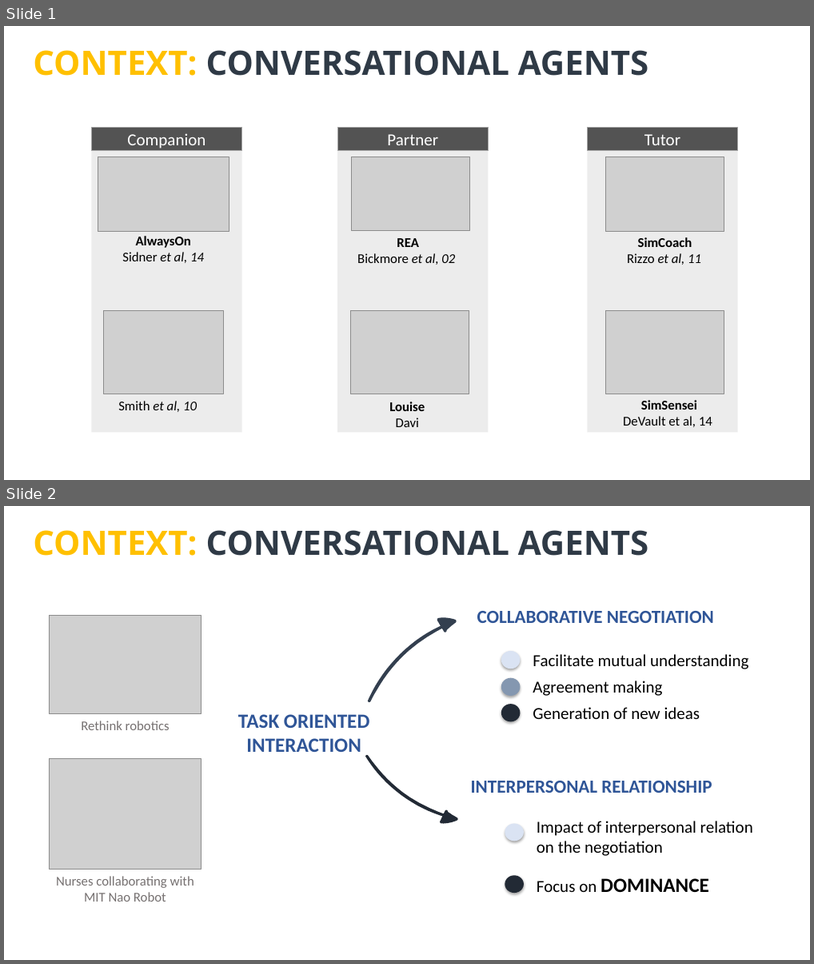
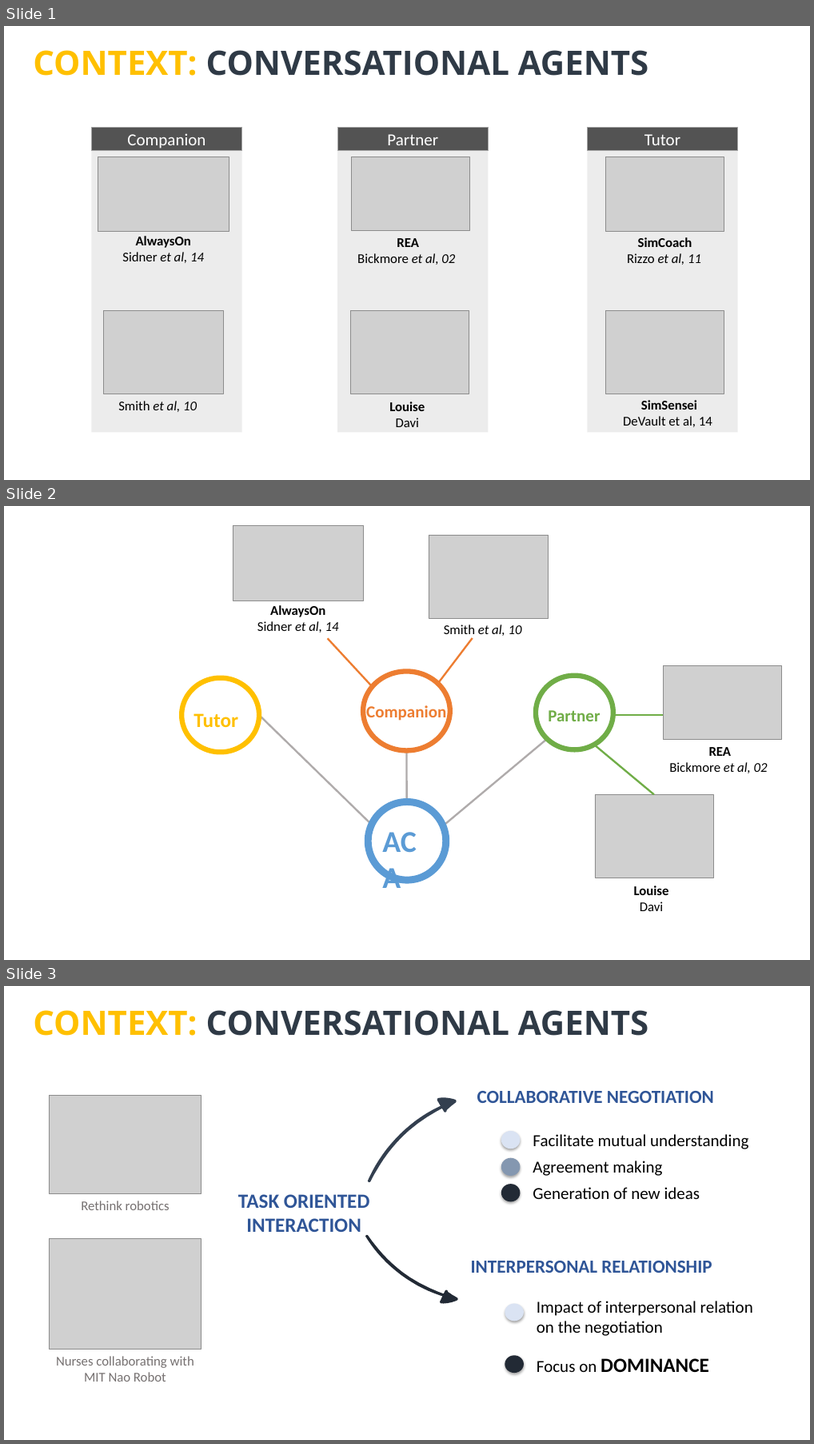
Before and after one commit to Olydia/Discolog, a slide deck: thesis_v2/presentation/thses.pptx. Shown one above the other, each under a label of ours: slides 1 and 2 before the commit, slides 1, 2 and 3 after it. The pictures are 814x964 and 814x1444 pixels, drawn with LibreOffice and Linux fonts; fonts in the diff are those of the drawing; grey boxes stand for pictures. Boxes give left, top, right and bottom in pixels: in the first picture for what was removed or moved away, otherwise in the second. Text is boxed around its words. In the diff, an @@ line names an element or a change of style, - is before the commit and + after.

```diff
--- a/thesis_v2/presentation/thses.pptx
+++ b/thesis_v2/presentation/thses.pptx
@@ slide 2 added at [4, 506, 810, 960], background #FFFFFF @@
@@ picture added at [233, 525, 364, 600] @@
@@ picture added at [429, 535, 549, 619] @@
@@ text added at [258, 605, 339, 632], 16 pt, text #000000 @@
+AlwaysOn
+Sidner et al, 14
@@ text added at [444, 624, 522, 636], 16 pt, text #000000, italic @@
+Smith et al, 10
@@ line added from (328, 639) to (407, 724), #ED7D31 2.25 pt @@
@@ line added from (407, 724) to (473, 638), #ED7D31 2.25 pt @@
@@ ellipse added at [363, 671, 450, 751], fill #FFFFFF, outline #ED7D31 6 pt @@
@@ picture added at [664, 665, 782, 740] @@
@@ ellipse added at [182, 678, 259, 752], fill #FFFFFF, outline #FFC000 6 pt @@
@@ ellipse added at [536, 676, 614, 750], fill #FFFFFF, outline #70AD47 6 pt @@
@@ text added at [194, 713, 238, 728], 24 pt, text #FFC000, bold @@
+Tutor
@@ line added from (259, 715) to (406, 857), #AFABAB 2.25 pt @@
@@ text added at [366, 703, 446, 722], 20 pt, text #ED7D31, bold @@
+Companion
@@ text added at [548, 710, 600, 721], 20 pt, text #70AD47, bold @@
+Partner
@@ line added from (685, 715) to (613, 715), #70AD47 2.25 pt @@
@@ line added from (547, 739) to (406, 857), #AFABAB 2.25 pt @@
@@ line added from (654, 795) to (575, 728), #70AD47 2.25 pt @@
@@ line added from (407, 751) to (407, 880), #AFABAB 2.25 pt @@
@@ text added at [670, 747, 768, 773], 16 pt, text #000000 @@
+REA
+Bickmore et al, 02
@@ ellipse added at [368, 802, 446, 880], fill #FFFFFF, outline #5B9BD5 8.5 pt @@
@@ picture added at [595, 795, 714, 877] @@
@@ text added at [377, 819, 434, 857], 36 pt, text #5B9BD5, bold @@
+ACA
@@ text added at [634, 885, 670, 911], 16 pt, text #000000, bold @@
+Louise
+Davi
@@ what was slide 2 is now slide 3 @@
```
Also in this commit, not shown: 17 slides changed, 8 other slides added, 1 slide removed.
